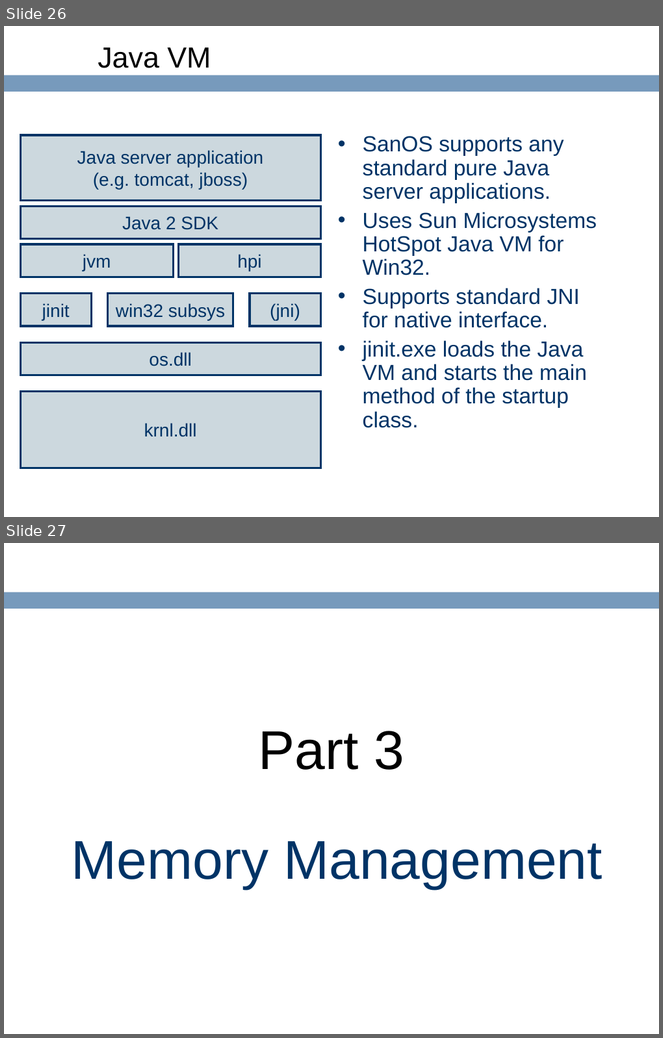
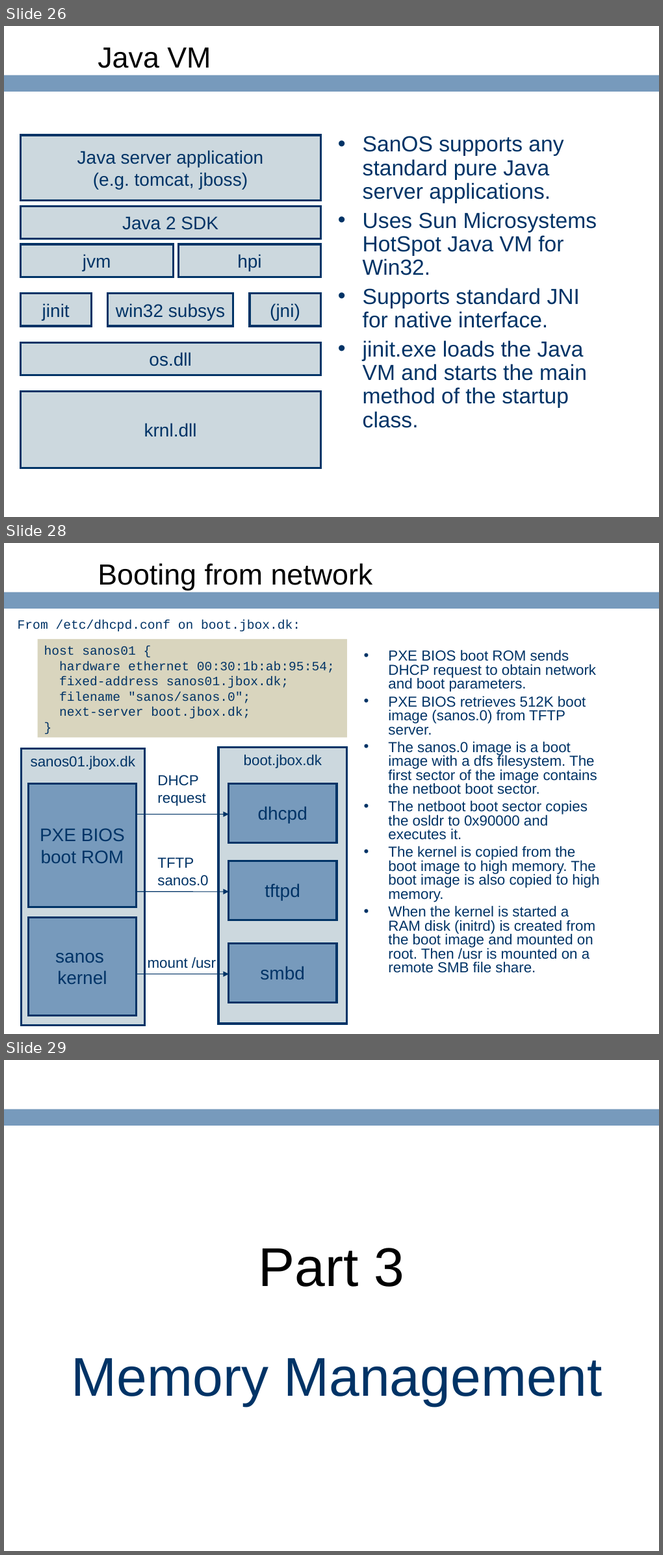
Before and after one commit to ringgaard/sanos, a slide deck: doc/sanostech.ppt. Shown one above the other, each under a label of ours: slides 26 and 27 before the commit, slides 26, 28 and 29 after it; the slides between them are not shown. The pictures are 663x1038 and 663x1555 pixels, drawn with LibreOffice and Linux fonts; fonts in the diff are those of the drawing; background and template pictures are left out. Boxes give left, top, right and bottom in pixels: in the first picture for what was removed or moved away, otherwise in the second. Text is boxed around its words. In the diff, an @@ line names an element or a change of style, - is before the commit and + after.

```diff
--- a/doc/sanostech.ppt
+++ b/doc/sanostech.ppt
@@ slide 28 added at bbox=[4, 543, 659, 1034], background #FFFFFF; not listed: 1 template element that a slide beside it also shows @@
@@ title added at bbox=[98, 563, 373, 590], 32 pt, text #000000 @@
+Booting from network
@@ text added at bbox=[18, 620, 300, 631], 14 pt, text #003366 @@
+From /etc/dhcpd.conf on boot.jbox.dk:
@@ rectangle added at bbox=[37, 639, 347, 737], fill #D9D5BE, 14 pt, text #003366 @@
+host sanos01 {
+hardware ethernet 00:30:1b:ab:95:54;
+fixed-address sanos01.jbox.dk;
+filename "sanos/sanos.0";
+next-server boot.jbox.dk;
+}
@@ text added at bbox=[388, 650, 599, 973], 16 pt, text #003366 @@
+• PXE BIOS boot ROM sends DHCP request to obtain network and boot parameters.
+• PXE BIOS retrieves 512K boot image (sanos.0) from TFTP server.
+• The sanos.0 image is a boot image with a dfs filesystem. The first sector of the image contains the netboot boot sector.
+• The netboot boot sector copies the osldr to 0x90000 and executes it.
+• The kernel is copied from the boot image to high memory. The boot image is also copied to high memory.
+• When the kernel is started a RAM disk (initrd) is created from the boot image and mounted on root. Then /usr is mounted on a remote SMB file share.
@@ rectangle added at bbox=[21, 749, 145, 1025], fill #CCD8DE, outline #003366 2.24 pt, 16 pt, text #003366 @@
+sanos01.jbox.dk
@@ rectangle added at bbox=[218, 747, 347, 1024], fill #CCD8DE, outline #003366 2.24 pt, 16 pt, text #003366 @@
+boot.jbox.dk
@@ text added at bbox=[157, 775, 206, 806], 16 pt, text #003366 @@
+DHCP
+request
@@ rectangle added at bbox=[28, 783, 137, 907], fill #779ABC, outline #003366 2.24 pt, 20 pt, text #003366 @@
+PXE BIOS
+boot ROM
@@ rectangle added at bbox=[229, 783, 337, 843], fill #779ABC, outline #003366 2.24 pt, 20 pt, text #003366 @@
+dhcpd
@@ arrow added from (136, 814) to (229, 814), #003366 0.74 pt @@
@@ text added at bbox=[157, 858, 208, 886], 16 pt, text #003366 @@
+TFTP
+sanos.0
@@ rectangle added at bbox=[229, 861, 337, 920], fill #779ABC, outline #003366 2.24 pt, 20 pt, text #003366 @@
+tftpd
@@ arrow added from (136, 891) to (229, 891), #003366 0.74 pt @@
@@ rectangle added at bbox=[28, 918, 137, 1016], fill #779ABC, outline #003366 2.24 pt, 20 pt, text #003366 @@
+sanos
+kernel
@@ rectangle added at bbox=[229, 943, 337, 1003], fill #779ABC, outline #003366 2.24 pt, 20 pt, text #003366 @@
+smbd
@@ text added at bbox=[148, 957, 216, 969], 16 pt, text #003366 @@
+mount /usr
@@ arrow added from (136, 974) to (229, 974), #003366 0.74 pt @@
@@ what was slide 27 is now slide 29 @@
```
Also in this commit, not shown: 1 other slide added, 4 other files.
